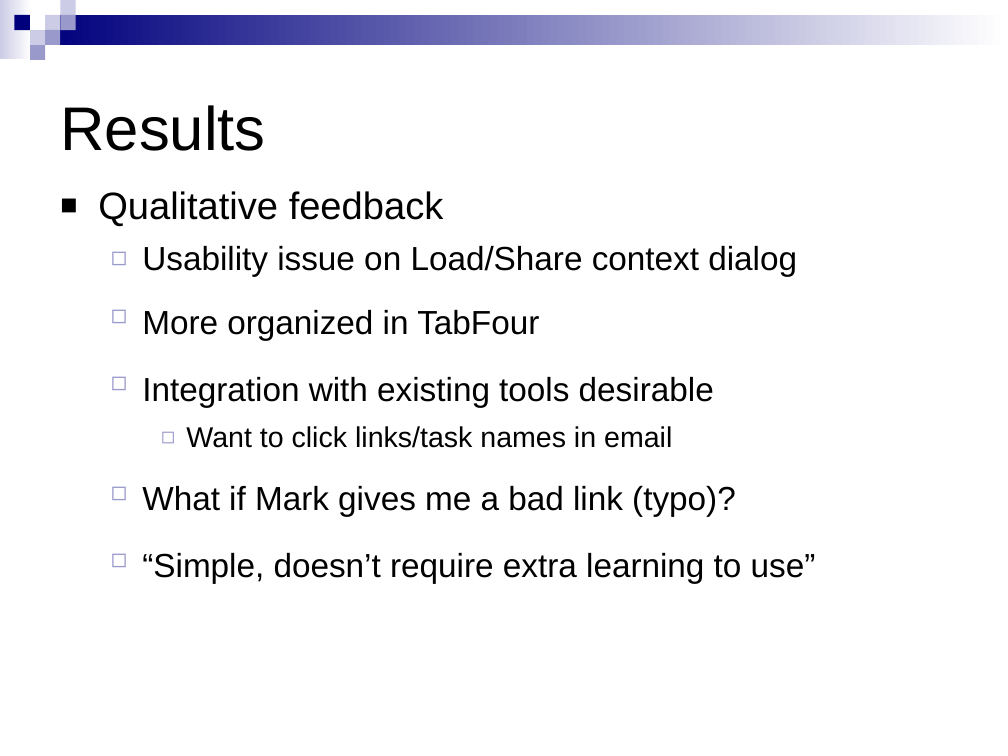
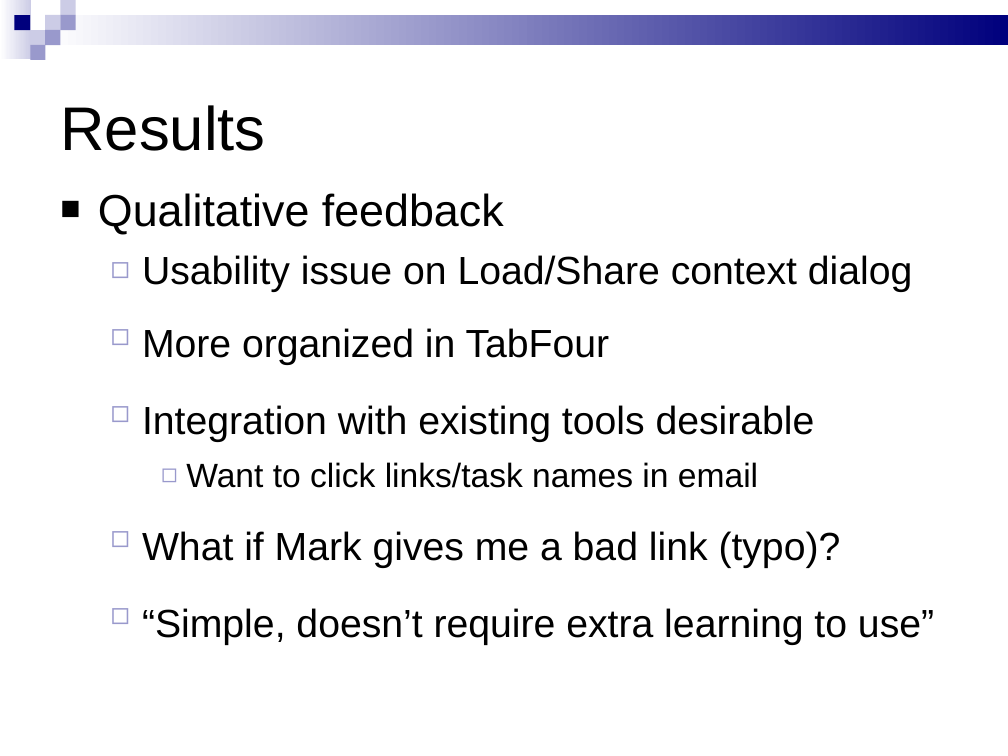
Before and after one commit to yatsek/tabfour, a slide deck: slide 23 of Tab4/doc/544 Phase 3 presentation - new.ppt (slide 22 before the commit). Drawn at 1008x756 pixels with LibreOffice and Linux fonts; fonts in the diff are those of the drawing. Boxes give left, top, right and bottom in pixels: in the first picture for what was removed or moved away, otherwise in the second. Text is boxed around its words. In the diff, an @@ line names an element or a change of style, - is before the commit and + after.

```diff
--- a/Tab4/doc/544 Phase 3 presentation - new.ppt
+++ b/Tab4/doc/544 Phase 3 presentation - new.ppt
@@ rectangle at bbox=[0, 0, 31, 58]: fill gradient #FFFFFF to #CCCCE6 to gradient #CCCCE6 to #FFFFFF @@
@@ rectangle at bbox=[45, 15, 1008, 45]: fill gradient #FFFFFF to #00007D to gradient #00007D to #FFFFFF @@
@@ text "Qualitative feedback" at bbox=[98, 193, 934, 645]: size 27.2 to 32 pt in "Qualitative feedback"; size 23.8 to 28 pt in "Usability issue on Load/Share context dialog", "More organized in TabFour", "Integration with existing tools desirable", "What if Mark gives me a bad ..." and 1 more places; size 20.4 to 24 pt in "Want to click links/task names in email"; indent changed @@
```
Also in this commit, not shown: 24 other slides changed, 1 slide added.
